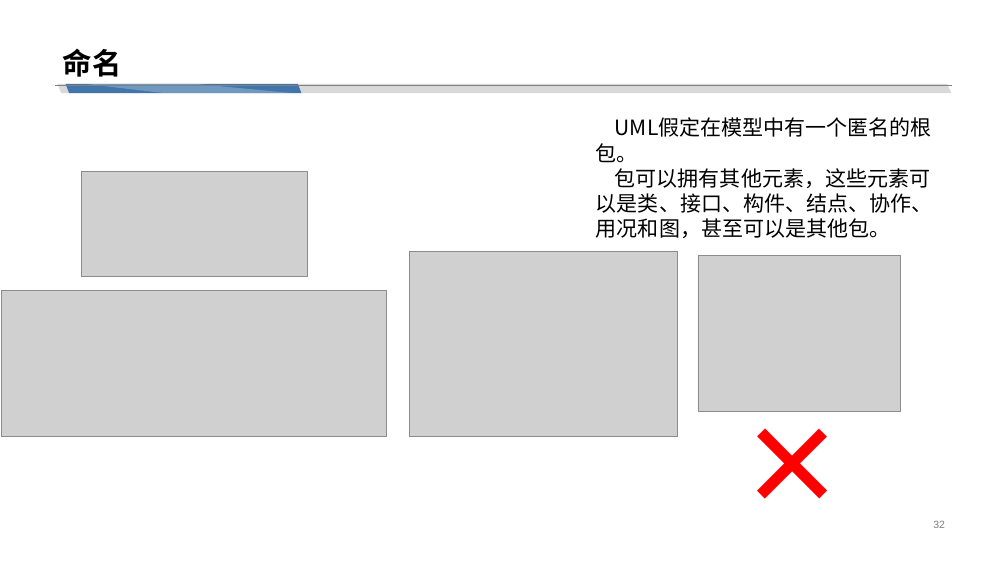
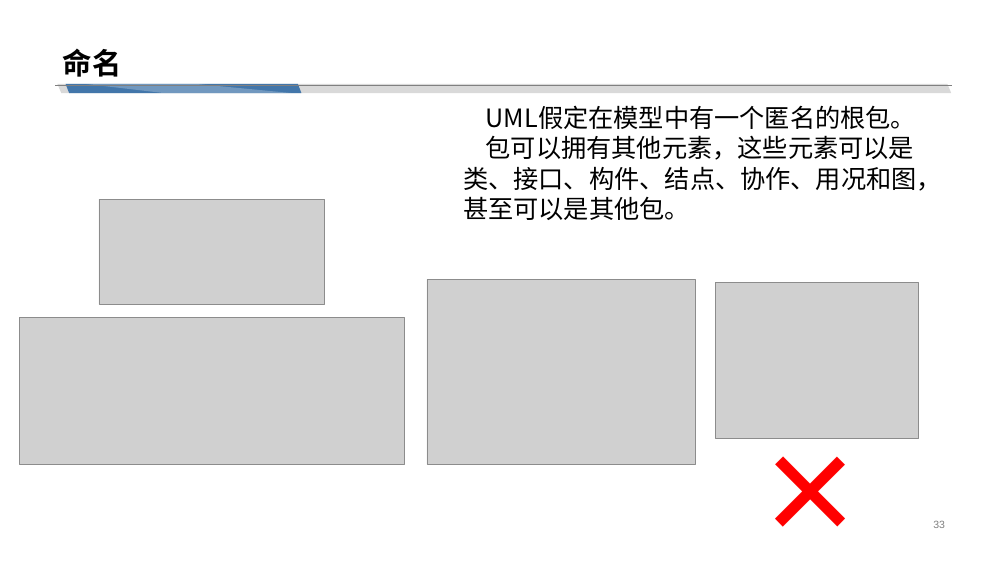
Before and after one commit to cchello/PRD2018-G01, a slide deck: slide 33 of 非受控文档/翻转PPT/UML基础III_对象图_构件图_包图.pptx (slide 32 before the commit). Drawn at 1008x567 pixels with LibreOffice and Linux fonts; fonts in the diff are those of the drawing; grey boxes stand for pictures. Boxes give left, top, right and bottom in pixels: in the first picture for what was removed or moved away, otherwise in the second. Text is boxed around its words. In the diff, an @@ line names an element or a change of style, - is before the commit and + after.

```diff
--- a/非受控文档/翻转PPT/UML基础III_对象图_构件图_包图.pptx
+++ b/非受控文档/翻转PPT/UML基础III_对象图_构件图_包图.pptx
@@ text "UML假定在模型中有一个匿名的根包。": place and size @@
-text "UML假定在模型中有一个匿名的根包。" at bbox=[596, 143, 933, 238]
+text "UML假定在模型中有一个匿名的根包。" at bbox=[463, 105, 942, 220]
@@ text "UML假定在模型中有一个匿名的根包。" at bbox=[463, 105, 942, 220]: size 20 to 24 pt @@
@@ 3 pictures: place and size @@
-3 pictures at bbox=[81, 172, 901, 437]
+3 pictures at bbox=[99, 200, 919, 465]
@@ picture: place and size @@
-picture at bbox=[2, 290, 387, 437]
+picture at bbox=[19, 318, 405, 464]
@@ text "×" rewrapped from bbox=[739, 356, 889, 555] to bbox=[757, 383, 907, 567] @@
```
Also in this commit, not shown: 26 other slides changed, 1 slide added.
